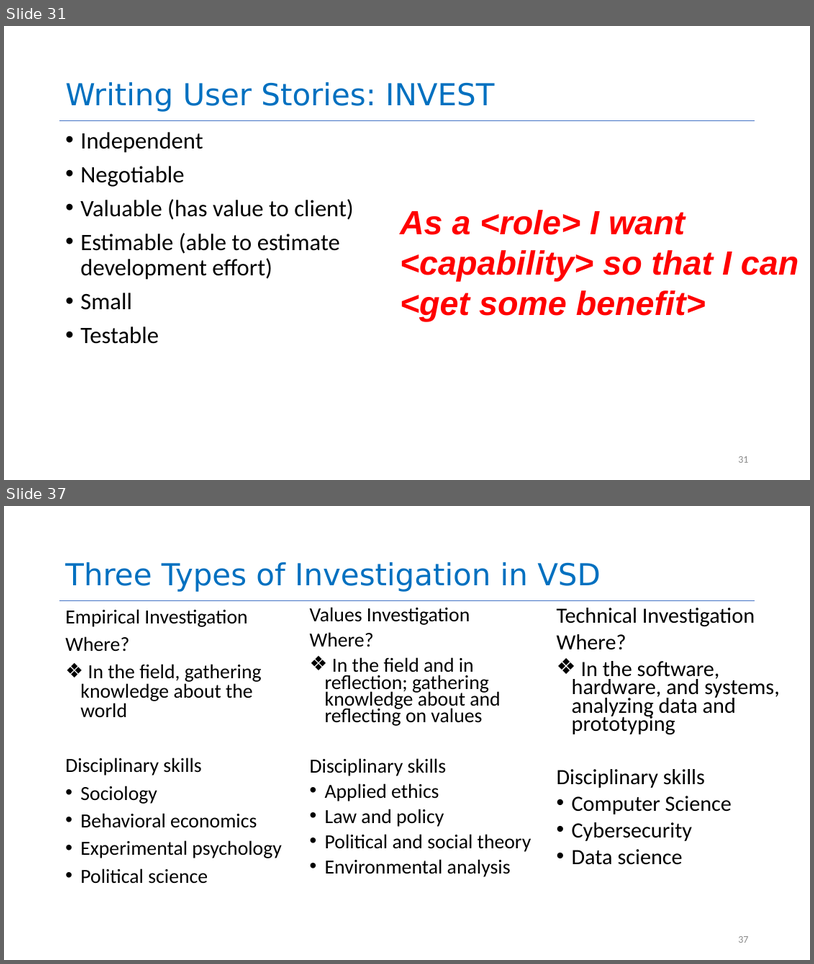
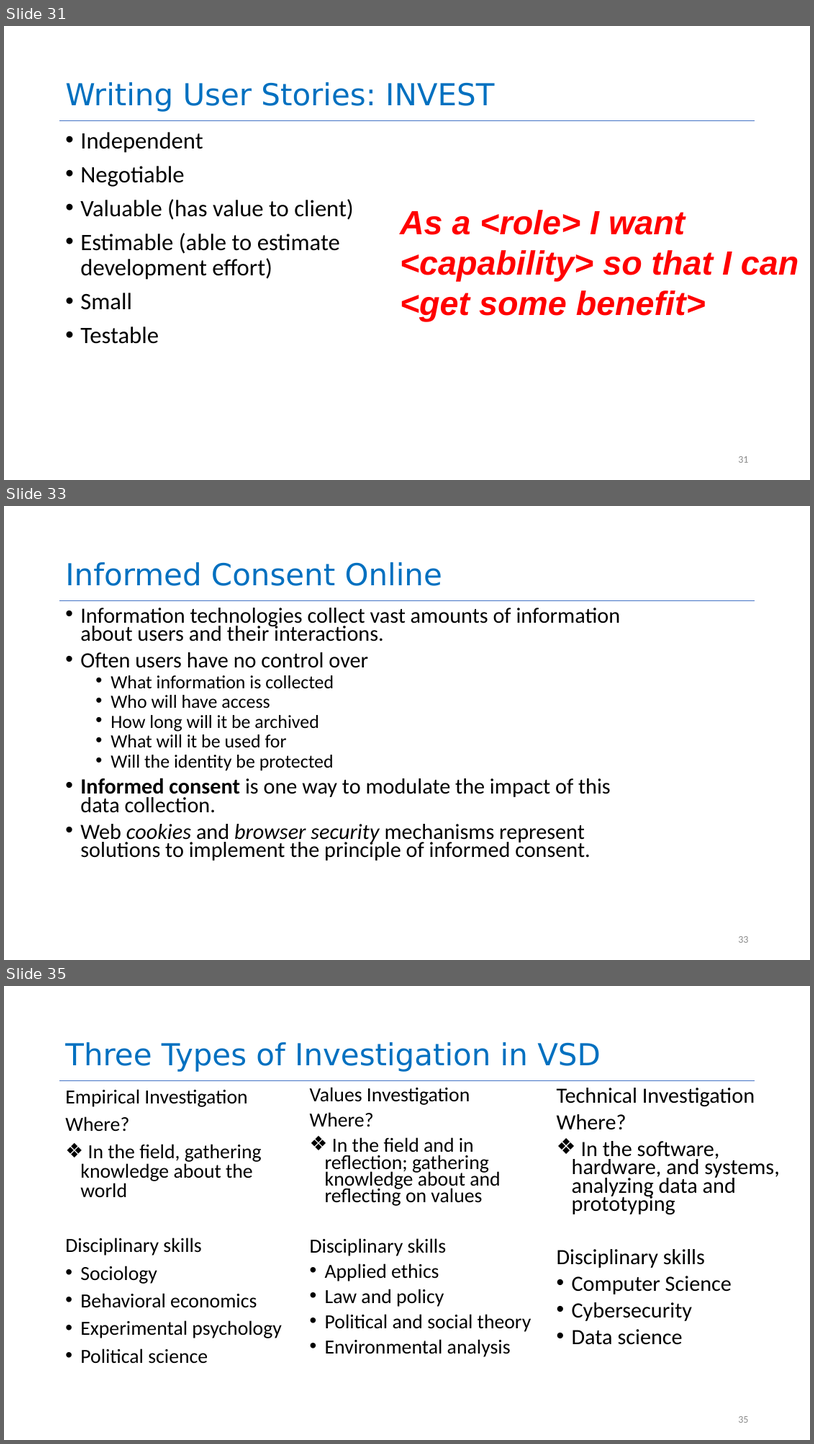
Before and after one commit to yashburshe/CS4530-Fall-2025, a slide deck: Slides/Module 01.2 Requirements Gathering.pptx. Shown one above the other, each under a label of ours: slides 31 and 37 before the commit, slides 31, 33 and 35 after it; the slides between them are not shown. The pictures are 814x964 and 814x1444 pixels, drawn with LibreOffice and Linux fonts; fonts in the diff are those of the drawing. Boxes give left, top, right and bottom in pixels: in the first picture for what was removed or moved away, otherwise in the second. Text is boxed around its words. In the diff, an @@ line names an element or a change of style, - is before the commit and + after.

```diff
--- a/Slides/Module 01.2 Requirements Gathering.pptx
+++ b/Slides/Module 01.2 Requirements Gathering.pptx
@@ slide 33 added at (4, 506, 810, 960), background #FFFFFF; not listed: 1 template element that a slide beside it also shows @@
@@ title added at (65, 562, 442, 586), 36 pt, text #0070C0 @@
+Informed Consent Online
@@ text added at (80, 608, 621, 860), 25.9 pt, text #000000 @@
+• Information technologies collect vast amounts of information about users and their interactions.
+• Often users have no control over
+  • What information is collected
+  • Who will have access
+  • How long will it be archived
+  • What will it be used for
+  • Will the identity be protected
+• Informed consent is one way to modulate the impact of this data collection.
+• Web cookies and browser security mechanisms represent solutions to implement the principle of informed consent.
@@ page number added at (738, 936, 748, 942), 12 pt, text #8C8C8C @@
+33
@@ what was slide 37 is now slide 35 @@
@@ page number at (738, 1416, 748, 1422): text changed @@
-37
+35
```
Also in this commit, not shown: 5 slides changed, 2 slides removed, 1 other file.
